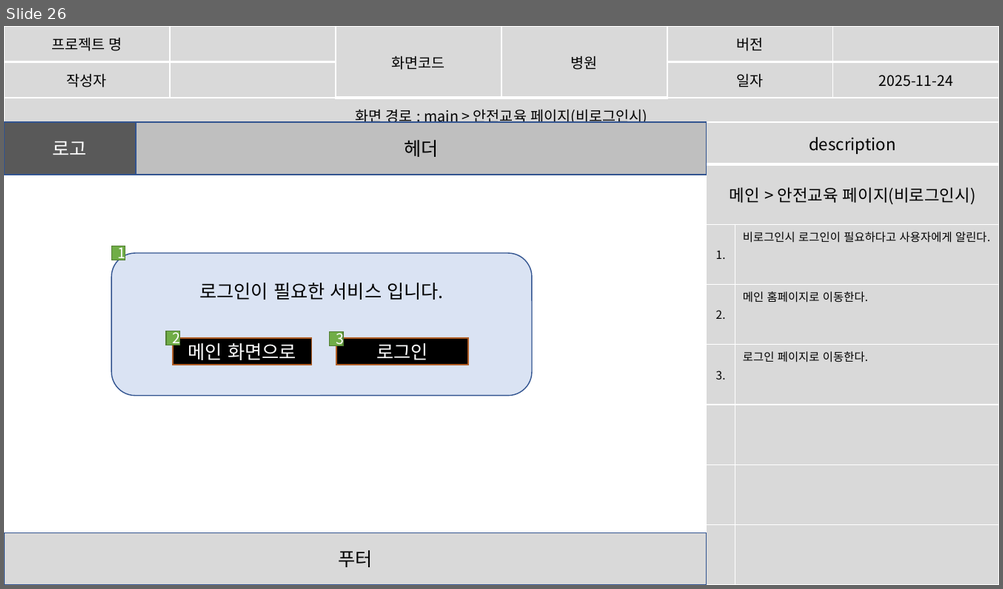
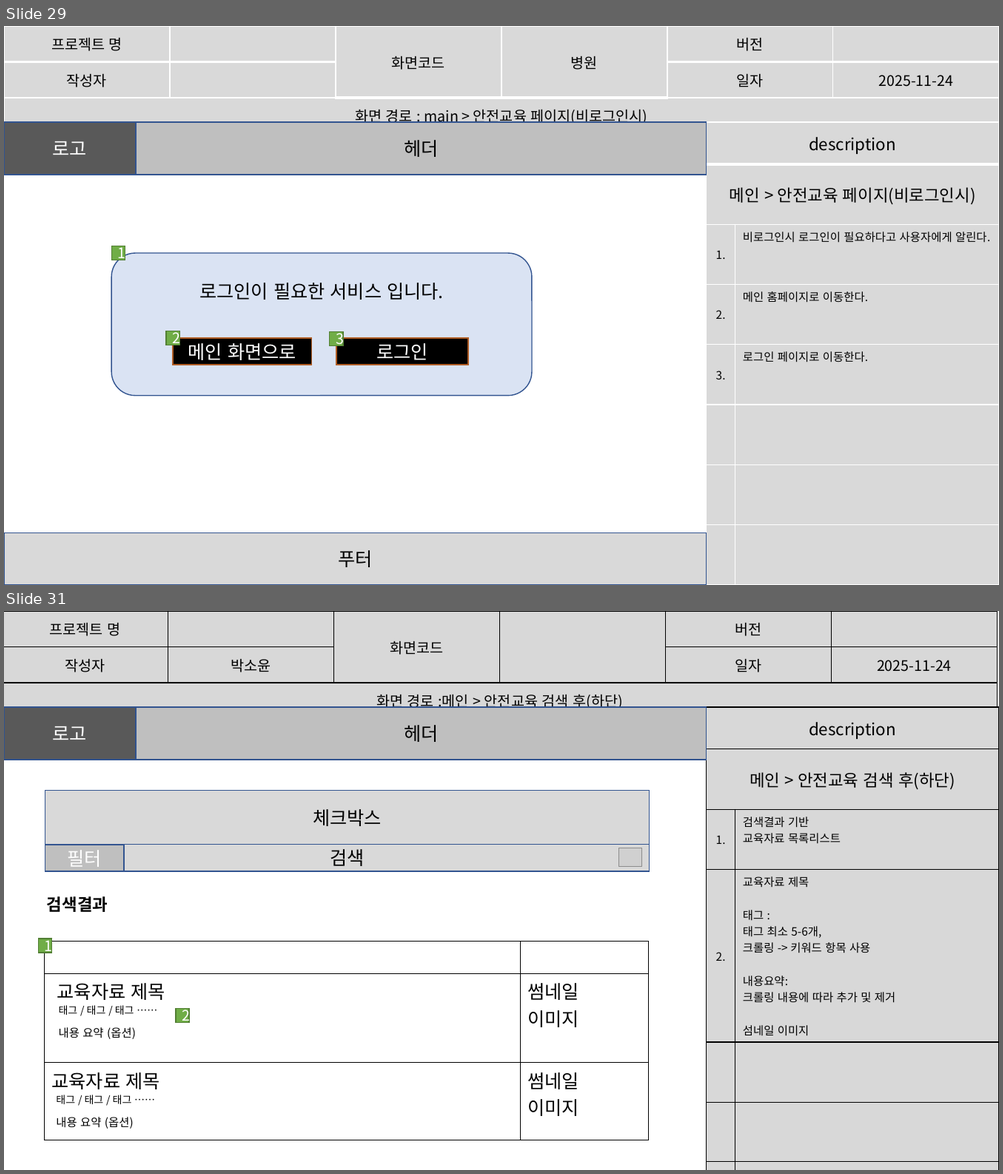
Before and after one commit to imyongchan/source, a slide deck: 스토리보드- 11.20/스토리보드_종합중.pptx. Shown one above the other, each under a label of ours: slide 26 before the commit, slides 29 and 31 after it; the slides between them are not shown. The pictures are 1003x589 and 1003x1174 pixels, drawn with LibreOffice and Linux fonts; fonts in the diff are those of the drawing; grey boxes stand for pictures. Boxes give left, top, right and bottom in pixels: in the first picture for what was removed or moved away, otherwise in the second. Text is boxed around its words. In the diff, an @@ line names an element or a change of style, - is before the commit and + after.

```diff
--- a/스토리보드- 11.20/스토리보드_종합중.pptx
+++ b/스토리보드- 11.20/스토리보드_종합중.pptx
@@ slide 31 added at bbox=[4, 611, 999, 1170], background #FFFFFF @@
@@ table added at bbox=[4, 611, 996, 711], 3 rows, 6 columns @@
+프로젝트 명 |  | 화면코드 |  | 버전 | 
+작성자 | 박소윤 |  |  | 일자 | 2025-11-24
+화면 경로 :메인 > 안전교육 검색 후(하단) |  |  |  |  | 
@@ rectangle added at bbox=[4, 707, 136, 760], fill #595959, outline #31538F 1 pt, 18 pt, text #FFFFFF @@
+로고
@@ rectangle added at bbox=[136, 707, 706, 760], fill #BFBFBF, outline #31538F 1 pt, 18 pt, text #000000 @@
+헤더
@@ table added at bbox=[706, 707, 999, 1170], 8 rows, 2 columns @@
+description | 
+메인 > 안전교육 검색 후(하단) | 
+1. | 검색결과 기반 / 교육자료 목록리스트
+2. | 교육자료 제목 / 태그 : / 태그 최소 5-6개, / 크롤링 -> 키워드 항목 사용 / 내용요약: / 크롤링 내용에 따라 추가 및 제거 / 섬네일 이미지
+ | 
+ | 
+ | 
+ | 
@@ rectangle added at bbox=[45, 791, 649, 845], fill #D9D9D9, outline #325491 1 pt, 18 pt, text #000000 @@
+체크박스
@@ rectangle added at bbox=[45, 845, 649, 871], fill #D9D9D9, outline #325491 1 pt, 18 pt, text #000000 @@
+검색
@@ rectangle added at bbox=[45, 846, 124, 872], fill #BFBFBF, outline #325491 1 pt, 18 pt, text #FFFFFF @@
+필터
@@ picture added at bbox=[619, 849, 642, 867] @@
@@ text added at bbox=[47, 897, 108, 912], 16 pt, text #000000, bold @@
+검색결과
@@ rectangle added at bbox=[38, 940, 52, 954], fill #70AD47, outline #538035 1 pt, 14 pt, text #FFFFFF @@
+1
@@ table added at bbox=[44, 942, 649, 1141], 3 rows, 2 columns @@
+ | 
+교육자료 제목 | 썸네일 / 이미지
+교육자료 제목 | 썸네일 / 이미지
@@ text added at bbox=[59, 1005, 134, 1015], 10 pt, text #000000 @@
+태그 / 태그 / 태그 ……
@@ rectangle added at bbox=[176, 1008, 189, 1023], fill #70AD47, outline #538035 1 pt, 14 pt, text #FFFFFF @@
+2
@@ text added at bbox=[59, 1028, 136, 1039], 11 pt, text #000000 @@
+내용 요약 (옵션)
@@ text added at bbox=[56, 1095, 132, 1105], 10 pt, text #000000 @@
+태그 / 태그 / 태그 ……
@@ text added at bbox=[56, 1117, 134, 1129], 11 pt, text #000000 @@
+내용 요약 (옵션)
@@ what was slide 26 is now slide 29 @@
```
Also in this commit, not shown: 8 slides changed, 9 other slides added, 1 slide removed.
